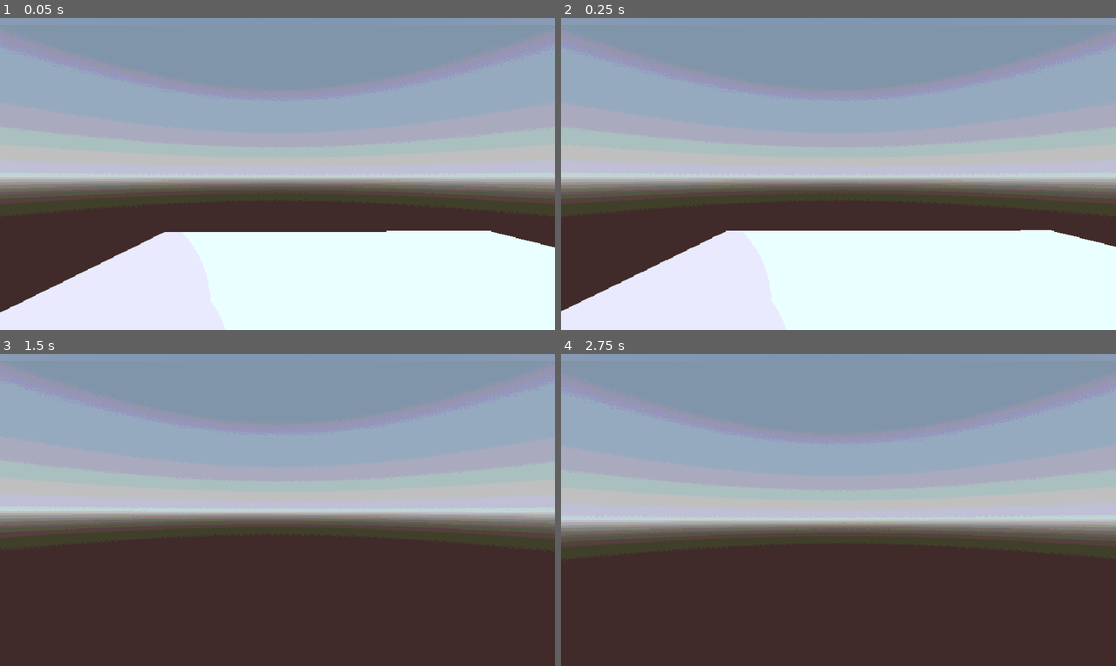
Above: before the commit, frames 1-4 (two rows, left to right).
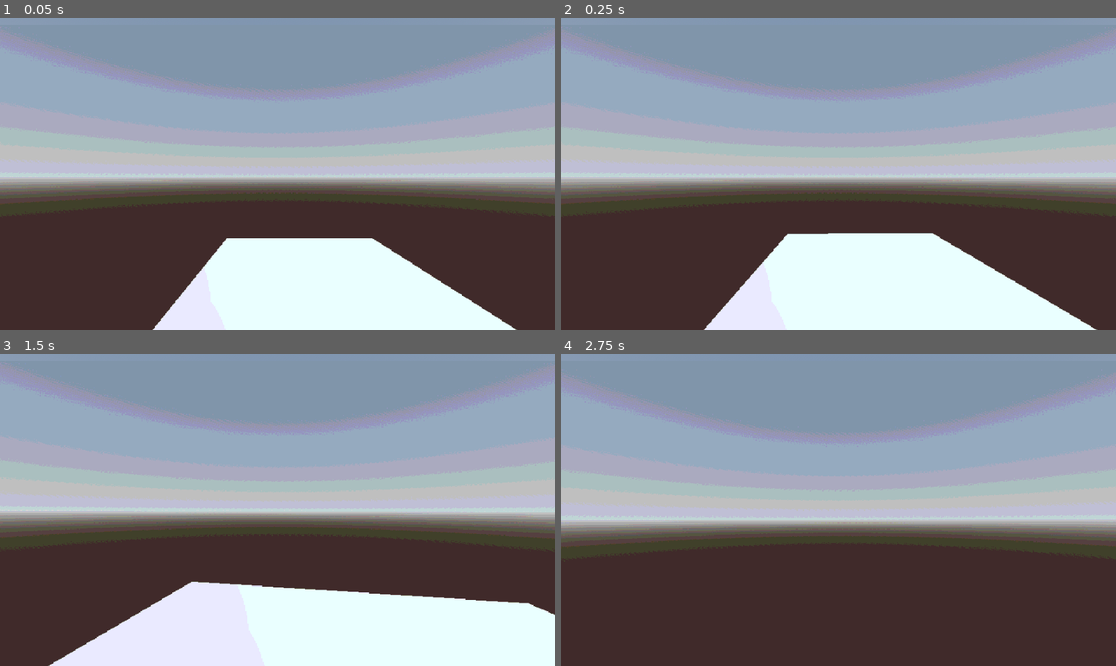
Above: after the commit, the same moments.

Repository: Kkrou/meat-meat-meat
Game: Godot game, scene res://main.tscn
Two runs of this game, one before a commit and one after it. Both use one fixed random seed, a clock stepped at 60 frames per second and the inputs below.
Inputs (mouse positions are in pixels of both pictures, inside the frame that each line leads up to):
- Up to frame 1 (0.05 s): no input
- Up to frame 2 (0.25 s): no input
- Up to frame 3 (1.5 s): tap Enter at 0.5 s; move the mouse to (305, 510) at 0.52 s; hold W (forward) from 0.53 s (still down); tap E (interact) at 0.6, 1.35 s; tap Space (jump) at 0.77 s; move the mouse to (249, 510) at 1.27 s
- Up to frame 4 (2.75 s): keep holding W (forward); tap Space (jump) at 1.52 s; move the mouse to (849, 503) at 2.02 s; tap E (interact) at 2.1 s

The runs differ from the first frame. In frame 1, 14% of the frame differs, in the area x 0-100%, y 68-100%; in frame 2, 13%; in frame 3, 19%, in the area x 8-100%, y 72-100%; in frame 4, nothing differs.

Commit message:
commit iniziale, inserito player e shader

Diff:
--- a/main.tscn
+++ b/main.tscn
@@ -31,7 +31,7 @@
 shadow_enabled = true
 
 [node name="CharacterBody3D" parent="." unique_id=658356461 instance=ExtResource("1_ig7tw")]
-transform = Transform3D(0.9999729, -2.8383727e-05, -0.0073524583, -7.2408155e-05, 0.99990594, -0.013709268, 0.0073521566, 0.01370943, 0.99987894, -1.685334, 1.5031734, -3.760837)
+transform = Transform3D(0.9999729, -2.8383727e-05, -0.0073524583, -7.2408155e-05, 0.99990594, -0.013709268, 0.0073521566, 0.01370943, 0.99987894, -1.685334, 4.030277, 4.078642)
 
 [node name="Ground" type="StaticBody3D" parent="." unique_id=2117794034]
 
